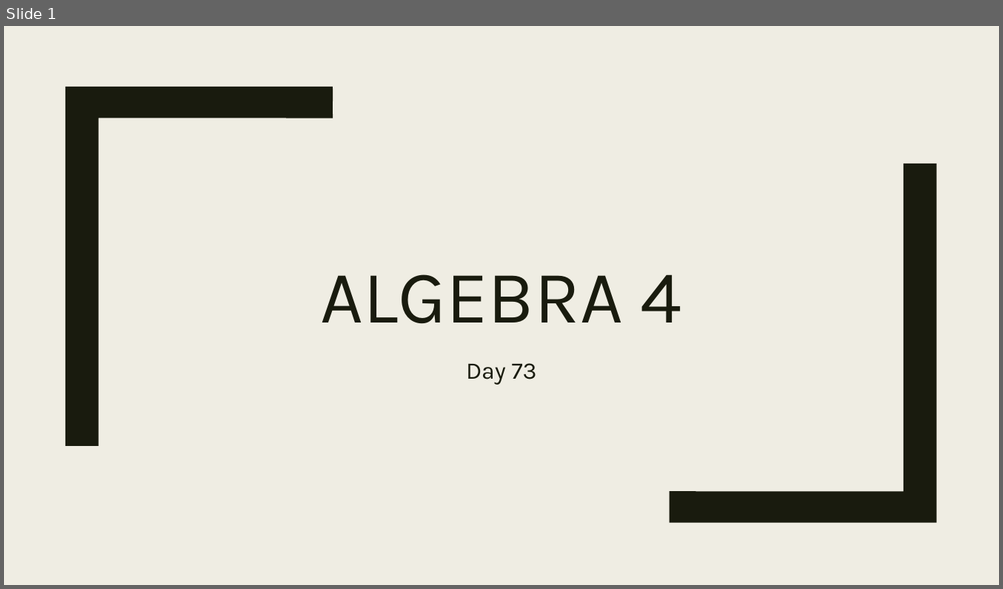
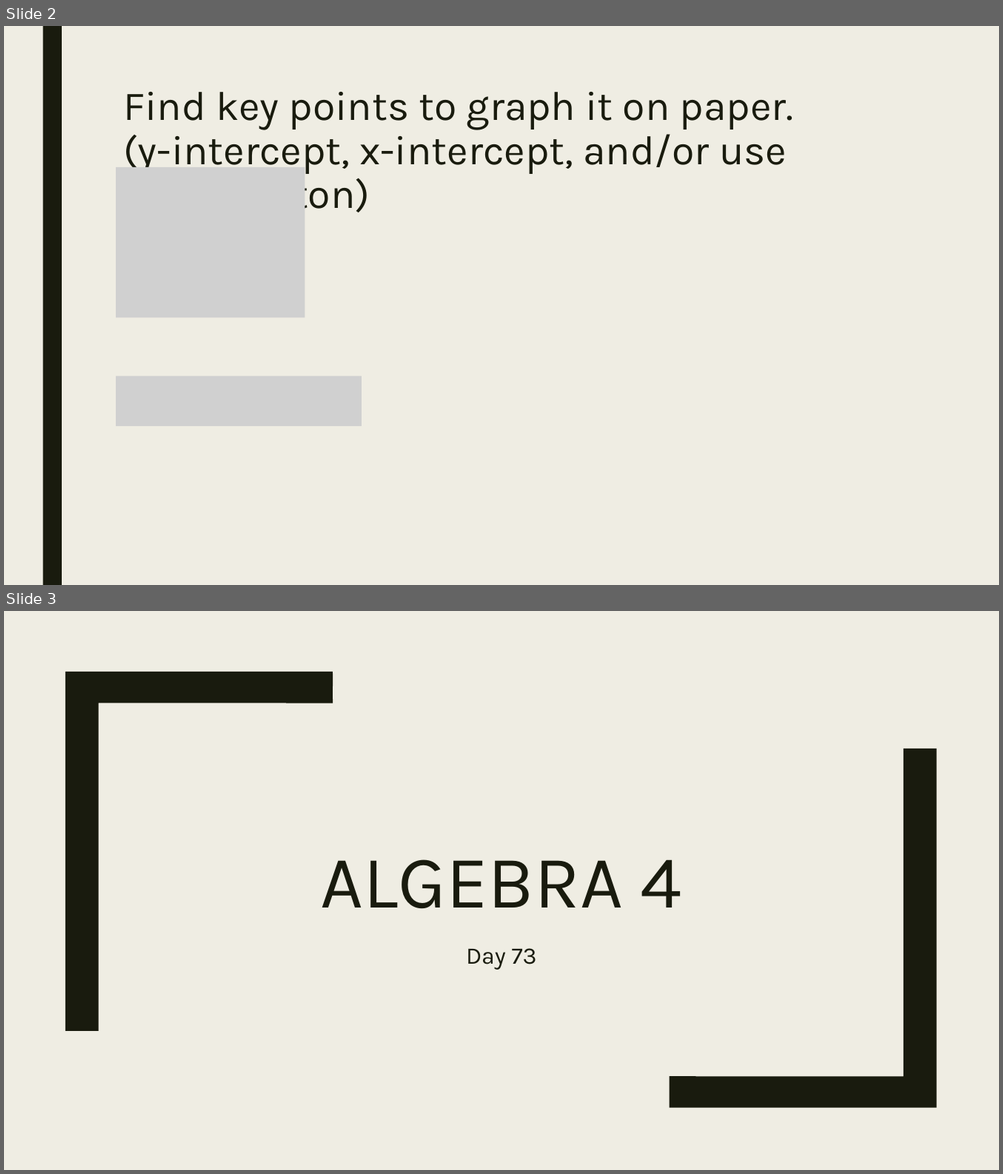
Before and after one commit to codecuddy/algebra_3-4, a slide deck: _PowerPoints/2nd Semester/Unit 9 Logarithms/Algebra_4_Day_073 7.3 Logarithmic Functions as Inverse 7.4 Properties of Logs.pptx. Shown one above the other, each under a label of ours: slide 1 before the commit, slides 2 and 3 after it. The pictures are 1003x589 and 1003x1174 pixels, drawn with LibreOffice and Linux fonts; fonts in the diff are those of the drawing; grey boxes stand for pictures. Boxes give left, top, right and bottom in pixels: in the first picture for what was removed or moved away, otherwise in the second. Text is boxed around its words. In the diff, an @@ line names an element or a change of style, - is before the commit and + after.

```diff
--- a/_PowerPoints/2nd Semester/Unit 9 Logarithms/Algebra_4_Day_073 7.3 Logarithmic Functions as Inverse 7.4 Properties of Logs.pptx
+++ b/_PowerPoints/2nd Semester/Unit 9 Logarithms/Algebra_4_Day_073 7.3 Logarithmic Functions as Inverse 7.4 Properties of Logs.pptx
@@ slide 2 added at (4, 26, 999, 585), background #EFEDE3 @@
@@ rectangle added at (42, 26, 62, 585), fill #191B0E @@
@@ title added at (123, 92, 794, 219), 39.6 pt, text #191B0E @@
+Find key points to graph it on paper.
+(y-intercept, x-intercept, and/or use trace button)
@@ picture added at (116, 167, 304, 318) @@
@@ picture added at (116, 377, 361, 426) @@
@@ what was slide 1 is now slide 3 @@
```
Also in this commit, not shown: 1 other slide added, 8 other files.
